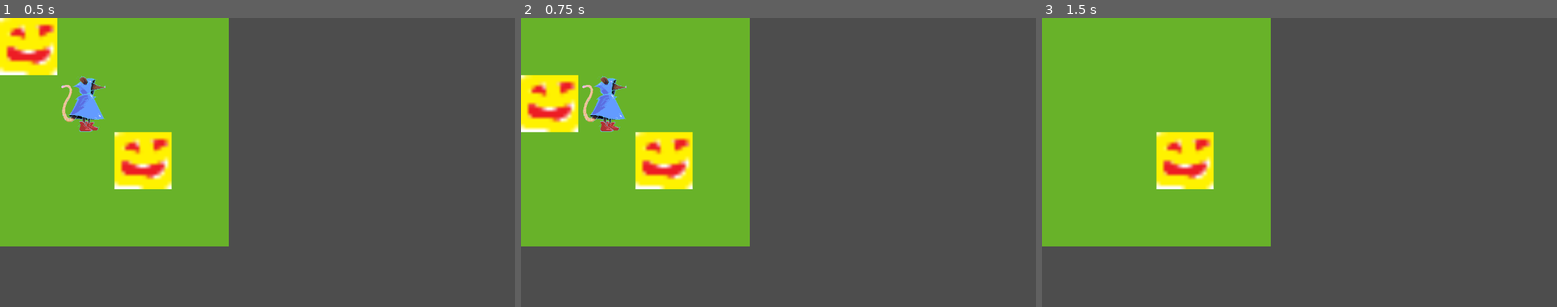
Above: before the commit, frames 1-3 (left to right).
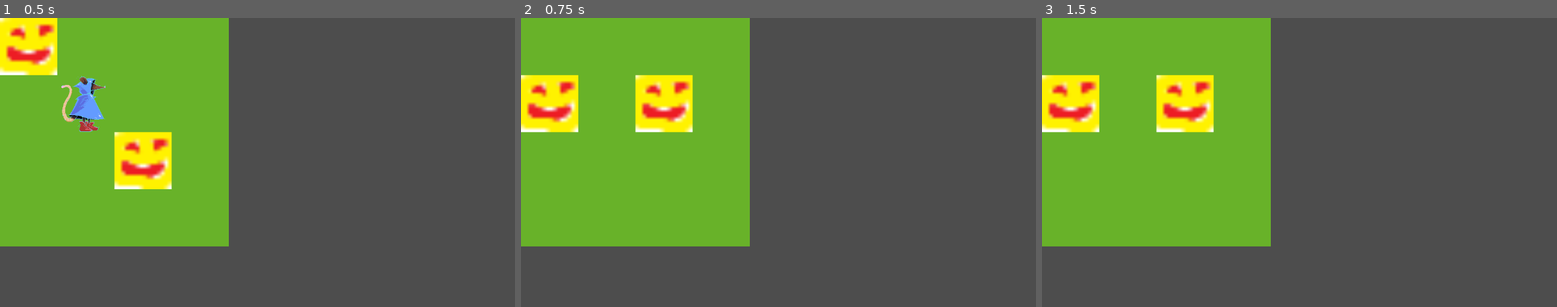
Above: after the commit, the same moments.

Repository: Sam-Goldie/Decree
Game: Godot game, scene res://Level.tscn
The game is run twice, just before and just after one commit, with the same random seed, the same clock (stepped at 60 frames per second) and the same inputs.
Inputs (mouse positions are in pixels of both pictures, inside the frame that each line leads up to):
- Up to frame 1 (0.5 s): no input
- Up to frame 2 (0.75 s): click (536, 32) at 0.52 s
- Up to frame 3 (1.5 s): click (1057, 90) at 1.27 s

Frame 1 is identical in both runs. In frame 2, 5.3% of the frame differs, in the area x 11-34%, y 19-60%; in frame 3, 6.7%, in the area x 0-34%, y 19-60%.
Error after the commit: Invalid access to property or key 'position' on a base object of type 'previously freed'. (res://level.gd:41)

Commit message:
All enemies attack

Diff:
--- a/decree/enemy.gd
+++ b/decree/enemy.gd
@@ -16,11 +16,14 @@
 			self.position += Vector2(0,16)
 		else:
 			self.position -= Vector2(0,16)
+	self.board_position = self.position / 16
 
 func find_targets(board, player):
 	var result = null
 	var valid_offsets = [Vector2(1,0), Vector2(0,1), Vector2(-1,0), Vector2(0,-1)]
 	for offset in valid_offsets:
+		if offset[0] > board_position[0] or board_position[0] - offset[0] > len(board) - 1 or offset[1] > board_position[1] or board_position[1] - offset[1] > len(board[0]) - 1:
+			continue
 		var target = board[board_position[0] - offset[0]][board_position[1] - offset[1]]
 		if target == player:
 			return player
--- a/decree/level.gd
+++ b/decree/level.gd
@@ -1,15 +1,16 @@
 extends Node2D
 
-var player_class = preload("res://Player.tscn")
+var player_scene = preload("res://Player.tscn")
 var enemy_scene = preload("res://Enemy.tscn")
 var tile_scene = preload("res://Tile.tscn")
 
 @onready
-var player = player_class.instantiate()
+var player = player_scene.instantiate()
 @onready
-var board = [[enemy_scene.instantiate(), null, null, null], [null, player, null, null], [null, null, enemy_scene.instantiate(), null],[null, null, null, null]]
+var enemies = [enemy_scene.instantiate(), enemy_scene.instantiate()]
 @onready
-var enemy1 = board[0][0]
+var board = [[enemies[0], null, null, null], [null, player, null, null], [null, null, enemies[1], null],[null, null, null, null]]
+
 
 func _ready():
 	var terrain_layer = $Terrain
@@ -23,6 +24,7 @@
 			terrain_layer.add_child(tile)
 			if current != null:
 				current.position = Vector2(i * 16, j * 16)
+				current.board_position = Vector2(i, j)
 				navigation_layer.add_child(current)
 
 
@@ -42,7 +44,13 @@
 		board[board_position[1]][board_position[0]] = null
 		board[board_dest[1]][board_dest[0]] = player
 		player.position = target
-	board[0][0].move(player.position)
-	var attack_target = enemy1.find_targets(board, player)
-	if attack_target != null:
-		attack_target.queue_free()
+	take_enemy_turn()
+
+func take_enemy_turn():
+	for enemy in enemies:
+		board[enemy.board_position[0]][enemy.board_position[1]] = null
+		enemy.move(player.position)
+		board[enemy.board_position[0]][enemy.board_position[1]] = enemy
+		var attack_target = enemy.find_targets(board, player)
+		if attack_target != null:
+			attack_target.queue_free()
--- a/decree/player.gd
+++ b/decree/player.gd
@@ -1 +1,3 @@
 extends Node2D
+
+var board_position : Vector2
Not shown, added: decree/EneF150.tmp
